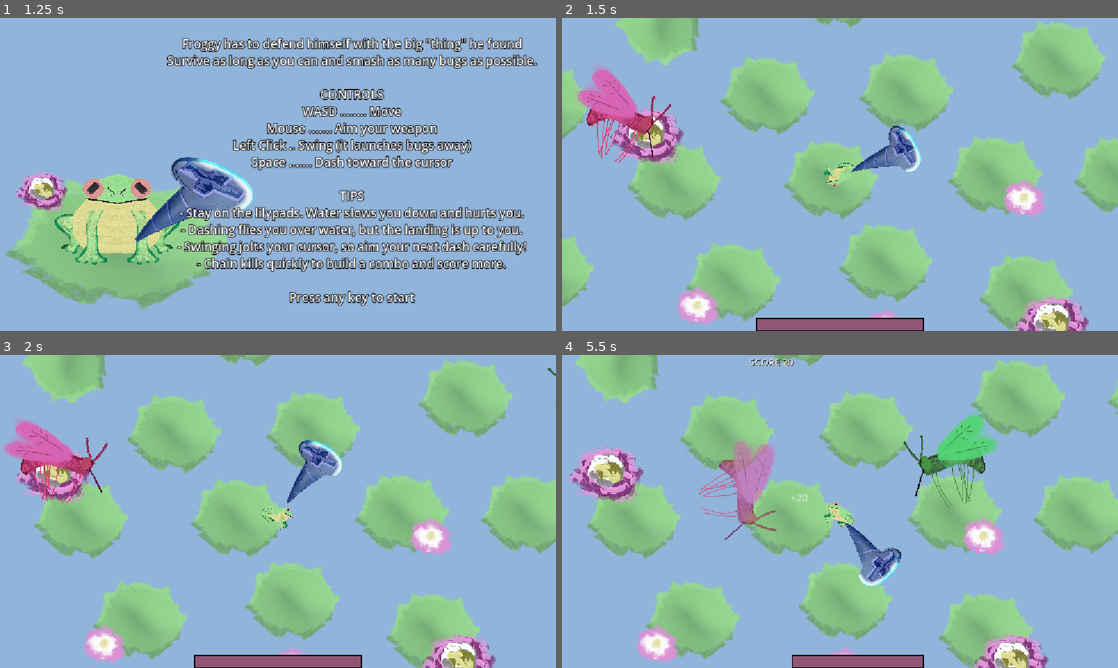
Above: before the commit, frames 1-4 (two rows, left to right).
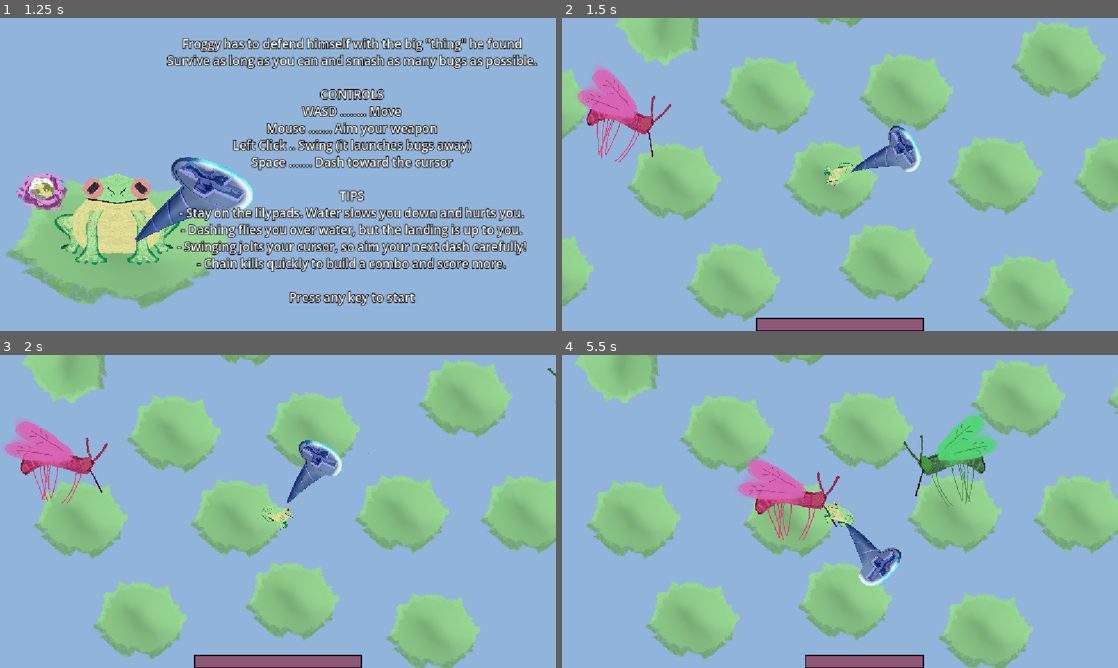
Above: after the commit, the same moments.

Repository: vizidei/Froggy-Game-JameGam-
Game: Godot game, scene res://scenes/main_menu.tscn
The game is run twice, just before and just after one commit, with the same random seed, the same clock (stepped at 60 frames per second) and the same inputs.
Inputs (mouse positions are in pixels of both pictures, inside the frame that each line leads up to):
- Up to frame 1 (1.25 s): click "Play" at 0.5 s
- Up to frame 2 (1.5 s): tap Enter at 1.25 s; move the mouse to (962, 158) at 1.27 s; hold D (move_right) from 1.28 s (still down); click (962, 158) at 1.35 s
- Up to frame 3 (2 s): keep holding D (move_right)
- Up to frame 4 (5.5 s): release D (move_right) at 2 s; drag from (728, 527) to (840, 505) at 2.02 s; move the mouse to (895, 442) at 2.77 s; hold D (move_right) 2.78-3.5 s; click (895, 442) at 2.85 s; drag from (812, 574) to (817, 445) at 3.52 s; move the mouse to (1006, 558) at 4.27 s; hold Left (move_left) 4.28-5 s; click (1006, 558) at 4.35 s; drag from (673, 464) to (840, 517) at 5.02 s

Frame 1 is identical in both runs. In frame 2, 3.9% of the frame differs, in the area x 8-95%, y 28-100%; in frame 3, 3.4%; in frame 4, 7.1%, in the area x 1-91%, y 0-100%.

Commit message:
Added the healing flowers

Diff:
--- /dev/null
+++ b/scenes/flower.tscn
@@ -0,0 +1,21 @@
+[gd_scene format=3 uid="uid://daph36eiff0tr"]
+
+[ext_resource type="Script" uid="uid://yhx6vveyi6rw" path="res://scripts/flower.gd" id="1_yoh7s"]
+[ext_resource type="Texture2D" uid="uid://fk6cg67piloi" path="res://assets/froggy/flower1.png" id="2_agc10"]
+[ext_resource type="Texture2D" uid="uid://4rh1xjaywkhc" path="res://assets/froggy/flower2.png" id="3_agc10"]
+
+[sub_resource type="CircleShape2D" id="CircleShape2D_eb6dy"]
+radius = 34.06563
+
+[node name="Flower" type="Area2D" unique_id=1600936459]
+collision_layer = 0
+collision_mask = 16
+script = ExtResource("1_yoh7s")
+flower_textures = Array[Texture2D]([ExtResource("2_agc10"), ExtResource("3_agc10")])
+
+[node name="Sprite2D" type="Sprite2D" parent="." unique_id=712533244]
+scale = Vector2(0.07190639, 0.07190639)
+texture = ExtResource("2_agc10")
+
+[node name="CollisionShape2D" type="CollisionShape2D" parent="." unique_id=1439854852]
+shape = SubResource("CircleShape2D_eb6dy")
--- a/scenes/lilipad.tscn
+++ b/scenes/lilipad.tscn
@@ -1,6 +1,8 @@
 [gd_scene format=3 uid="uid://c3c8mwdb3e10e"]
 
 [ext_resource type="Texture2D" uid="uid://pa2aka4v3f6e" path="res://assets/froggy/lilypad.png" id="1_hkbhg"]
+[ext_resource type="Script" uid="uid://de1cwmst7a3hp" path="res://scripts/lilipad.gd" id="1_sgdsa"]
+[ext_resource type="PackedScene" uid="uid://daph36eiff0tr" path="res://scenes/flower.tscn" id="2_4l7lq"]
 
 [sub_resource type="CircleShape2D" id="CircleShape2D_uxn4k"]
 radius = 82.66145
@@ -8,6 +10,8 @@
 [node name="Lilipad" type="Area2D" unique_id=844435388]
 collision_layer = 4
 collision_mask = 0
+script = ExtResource("1_sgdsa")
+flower_scene = ExtResource("2_4l7lq")
 
 [node name="Sprite2D" type="Sprite2D" parent="." unique_id=1108418484]
 position = Vector2(0.6091919, 1.5938225)
--- a/scenes/main.tscn
+++ b/scenes/main.tscn
@@ -7,10 +7,8 @@
 [ext_resource type="PackedScene" uid="uid://c3c8mwdb3e10e" path="res://scenes/lilipad.tscn" id="3_sugp2"]
 [ext_resource type="Script" uid="uid://bibxvchkquyc2" path="res://scripts/hud.gd" id="6_o6xl0"]
 [ext_resource type="Script" uid="uid://djnoty14eqc2p" path="res://scripts/game_over.gd" id="7_o6xl0"]
-[ext_resource type="Texture2D" uid="uid://fk6cg67piloi" path="res://assets/froggy/flower1.png" id="8_85g3d"]
 [ext_resource type="AudioStream" uid="uid://cie7r4fc80mid" path="res://assets/freesound_community-mosquito-buzzing-24278.wav" id="8_choun"]
 [ext_resource type="PackedScene" uid="uid://beu1egbaf6m5c" path="res://scenes/charger.tscn" id="8_eb6dy"]
-[ext_resource type="Texture2D" uid="uid://4rh1xjaywkhc" path="res://assets/froggy/flower2.png" id="9_choun"]
 [ext_resource type="PackedScene" uid="uid://b6x03cohsyht0" path="res://scenes/splitter.tscn" id="9_trceg"]
 
 [sub_resource type="StyleBoxEmpty" id="StyleBoxEmpty_elp06"]
@@ -125,146 +123,6 @@
 [node name="Lilipad23" parent="Lilypads" unique_id=403337583 instance=ExtResource("3_sugp2")]
 position = Vector2(347.3252, -518.88196)
 
-[node name="Flower1" type="Sprite2D" parent="Lilypads" unique_id=1523720254]
-position = Vector2(-645.63104, -39.05745)
-scale = Vector2(0.07920249, 0.07920249)
-texture = ExtResource("8_85g3d")
-
-[node name="Flower2" type="Sprite2D" parent="Lilypads" unique_id=998042174]
-position = Vector2(-268.11102, -310.09747)
-scale = Vector2(0.07920249, 0.07920249)
-texture = ExtResource("8_85g3d")
-
-[node name="Flower3" type="Sprite2D" parent="Lilypads" unique_id=1003539509]
-position = Vector2(91.25891, -308.8875)
-scale = Vector2(0.07920249, 0.07920249)
-texture = ExtResource("8_85g3d")
-
-[node name="Flower12" type="Sprite2D" parent="Lilypads" unique_id=972964446]
-position = Vector2(564.8766, -374.50922)
-scale = Vector2(0.07920249, 0.07920249)
-texture = ExtResource("8_85g3d")
-
-[node name="Flower13" type="Sprite2D" parent="Lilypads" unique_id=9636937]
-position = Vector2(173.99951, -599.9055)
-scale = Vector2(0.07920249, 0.07920249)
-texture = ExtResource("8_85g3d")
-
-[node name="Flower14" type="Sprite2D" parent="Lilypads" unique_id=2111519188]
-position = Vector2(-527.86743, -274.65015)
-scale = Vector2(0.07920249, 0.07920249)
-texture = ExtResource("8_85g3d")
-
-[node name="Flower15" type="Sprite2D" parent="Lilypads" unique_id=1698594659]
-position = Vector2(-656.2577, 193.26111)
-scale = Vector2(0.07920249, 0.07920249)
-texture = ExtResource("8_85g3d")
-
-[node name="Flower16" type="Sprite2D" parent="Lilypads" unique_id=1288127747]
-position = Vector2(604.5121, 197.05872)
-scale = Vector2(0.07920249, 0.07920249)
-texture = ExtResource("8_85g3d")
-
-[node name="Flower24" type="Sprite2D" parent="Lilypads" unique_id=1392567385]
-position = Vector2(-177.7727, -581.4286)
-scale = Vector2(0.07920249, 0.07920249)
-texture = ExtResource("8_85g3d")
-
-[node name="Flower25" type="Sprite2D" parent="Lilypads" unique_id=397959776]
-position = Vector2(-132.20276, -634.59357)
-scale = Vector2(0.07920249, 0.07920249)
-texture = ExtResource("8_85g3d")
-
-[node name="Flower26" type="Sprite2D" parent="Lilypads" unique_id=2133284778]
-position = Vector2(-208.15271, -645.9861)
-scale = Vector2(0.07920249, 0.07920249)
-texture = ExtResource("8_85g3d")
-
-[node name="Flower27" type="Sprite2D" parent="Lilypads" unique_id=1267177895]
-position = Vector2(-352.45776, 367.9463)
-scale = Vector2(0.07920249, 0.07920249)
-texture = ExtResource("8_85g3d")
-
-[node name="Flower28" type="Sprite2D" parent="Lilypads" unique_id=93645887]
-position = Vector2(99.44458, 246.42627)
-scale = Vector2(0.07920249, 0.07920249)
-texture = ExtResource("8_85g3d")
-
-[node name="Flower17" type="Sprite2D" parent="Lilypads" unique_id=1241476929]
-position = Vector2(832.36194, -83.9563)
-scale = Vector2(0.07920249, 0.07920249)
-texture = ExtResource("8_85g3d")
-
-[node name="Flower4" type="Sprite2D" parent="Lilypads" unique_id=2085634299]
-position = Vector2(319.2588, 39.932922)
-scale = Vector2(0.07920249, 0.07920249)
-texture = ExtResource("8_85g3d")
-
-[node name="Flower5" type="Sprite2D" parent="Lilypads" unique_id=1152904365]
-position = Vector2(-201.04883, 211.4201)
-scale = Vector2(0.07920249, 0.07920249)
-texture = ExtResource("8_85g3d")
-
-[node name="Flower6" type="Sprite2D" parent="Lilypads" unique_id=1005126498]
-position = Vector2(361.55096, 242.0491)
-scale = Vector2(0.15432215, 0.15432215)
-texture = ExtResource("9_choun")
-
-[node name="Flower7" type="Sprite2D" parent="Lilypads" unique_id=436694632]
-position = Vector2(552.70984, -425.5804)
-scale = Vector2(0.15432215, 0.15432215)
-texture = ExtResource("9_choun")
-
-[node name="Flower8" type="Sprite2D" parent="Lilypads" unique_id=395517659]
-position = Vector2(809.4905, -348.54623)
-scale = Vector2(0.15432215, 0.15432215)
-texture = ExtResource("9_choun")
-
-[node name="Flower9" type="Sprite2D" parent="Lilypads" unique_id=1981627812]
-position = Vector2(626.8911, -128.85617)
-scale = Vector2(0.15432215, 0.15432215)
-texture = ExtResource("9_choun")
-
-[node name="Flower18" type="Sprite2D" parent="Lilypads" unique_id=103441299]
-position = Vector2(-387.04114, -440.25113)
-scale = Vector2(0.15432215, 0.15432215)
-texture = ExtResource("9_choun")
-
-[node name="Flower19" type="Sprite2D" parent="Lilypads" unique_id=186622599]
-position = Vector2(-421.21863, 349.6287)
-scale = Vector2(0.15432215, 0.15432215)
-texture = ExtResource("9_choun")
-
-[node name="Flower20" type="Sprite2D" parent="Lilypads" unique_id=11820236]
-position = Vector2(-880.71606, -60.501312)
-scale = Vector2(0.15432215, 0.15432215)
-texture = ExtResource("9_choun")
-
-[node name="Flower21" type="Sprite2D" parent="Lilypads" unique_id=1140125453]
-position = Vector2(-284.50867, -56.703827)
-scale = Vector2(0.15432215, 0.15432215)
-texture = ExtResource("9_choun")
-
-[node name="Flower22" type="Sprite2D" parent="Lilypads" unique_id=884021902]
-position = Vector2(72.4563, 444.56607)
-scale = Vector2(0.15432215, 0.15432215)
-texture = ExtResource("9_choun")
-
-[node name="Flower23" type="Sprite2D" parent="Lilypads" unique_id=2093278896]
-position = Vector2(562.33374, 463.5535)
-scale = Vector2(0.15432215, 0.15432215)
-texture = ExtResource("9_choun")
-
-[node name="Flower10" type="Sprite2D" parent="Lilypads" unique_id=1697390930]
-position = Vector2(61.973877, -496.9083)
-scale = Vector2(0.15432215, 0.15432215)
-texture = ExtResource("9_choun")
-
-[node name="Flower11" type="Sprite2D" parent="Lilypads" unique_id=1488503187]
-position = Vector2(-691.2492, -285.77756)
-scale = Vector2(0.15432215, 0.15432215)
-texture = ExtResource("9_choun")
-
 [node name="Spawner" type="Node2D" parent="." unique_id=938055907]
 script = ExtResource("3_jyhfs")
 bug_scene = ExtResource("2_0wfyh")
--- a/scenes/weapon.tscn
+++ b/scenes/weapon.tscn
@@ -5,8 +5,9 @@
 [ext_resource type="AudioStream" uid="uid://d0tce4fkud8ho" path="res://assets/metal-whoosh-hit-7-201910.wav" id="3_bmw2d"]
 [ext_resource type="AudioStream" uid="uid://t34u4dvnj42" path="res://assets/swing-whoosh-110410.wav" id="4_8fp1k"]
 
-[sub_resource type="CircleShape2D" id="CircleShape2D_eb8fg"]
-radius = 62.125866
+[sub_resource type="CapsuleShape2D" id="CapsuleShape2D_yoh7s"]
+radius = 33.70558
+height = 171.50835
 
 [node name="Weapon" type="Node2D" unique_id=1297015559]
 script = ExtResource("1_uxn4k")
@@ -23,8 +24,9 @@
 collision_mask = 32
 
 [node name="CollisionShape2D" type="CollisionShape2D" parent="HitBox" unique_id=162181901]
-position = Vector2(39.802322, -101.78868)
-shape = SubResource("CircleShape2D_eb8fg")
+position = Vector2(56.342087, -71.677765)
+rotation = 0.8180409
+shape = SubResource("CapsuleShape2D_yoh7s")
 
 [node name="AudioStreamPlayer2D" type="AudioStreamPlayer2D" parent="." unique_id=321913640]
 stream = ExtResource("3_bmw2d")
--- /dev/null
+++ b/scripts/flower.gd
@@ -0,0 +1,29 @@
+extends Area2D
+
+@export var flower_textures : Array[Texture2D]
+
+@onready var sprite: Sprite2D = $Sprite2D
+
+const HEAL_AMOUNT : float = 25.0
+
+var collected : bool = false
+
+func _ready() -> void:
+	if not flower_textures.is_empty():
+		sprite.texture = flower_textures.pick_random()
+	body_entered.connect(_on_body_entered)
+	# pop-in animation
+	scale = Vector2.ZERO
+	create_tween().tween_property(self, "scale", Vector2.ONE, 0.3)\
+		.set_trans(Tween.TRANS_BACK).set_ease(Tween.EASE_OUT)
+
+func _on_body_entered(body: Node2D) -> void:
+	if collected or not body.has_method("heal"):
+		return
+	if body.heal(HEAL_AMOUNT):   # heal() returns false if the frog is already at full health
+		collected = true
+		set_deferred("monitoring", false)
+		var tw := create_tween().set_parallel(true)
+		tw.tween_property(self, "scale", Vector2(1.5, 1.5), 0.2)
+		tw.tween_property(self, "modulate:a", 0.0, 0.2)
+		tw.chain().tween_callback(queue_free)
--- a/scripts/froggy.gd
+++ b/scripts/froggy.gd
@@ -29,6 +29,7 @@
 
 @onready var weapon: Node2D = $Weapon
 
+const MAX_HEALTH : float = 100.0
 var player_health : float = 100.0
 var is_dead : bool = false
 
@@ -133,7 +134,11 @@
 func add_shake(amount: float) -> void:
 	shake_strength = max(shake_strength, amount)
 
-
+func heal(amount: float) -> bool:
+	if is_dead or player_health >= MAX_HEALTH:
+		return false
+	player_health = min(player_health + amount, MAX_HEALTH)
+	return true
 
 func check_damage(delta : float) -> void:
 	const DAMAGE_RATE = 30.0
--- /dev/null
+++ b/scripts/lilipad.gd
@@ -0,0 +1,30 @@
+extends Area2D
+
+@export var flower_scene : PackedScene
+
+const SPAWN_MIN : float = 8.0     # seconds between spawn attempts
+const SPAWN_MAX : float = 30.0
+const SPAWN_AREA : float = 0.2    # share of the pad's radius the flower can appear in
+
+@onready var shape: CollisionShape2D = $CollisionShape2D
+
+var flower : Node2D
+
+func _ready() -> void:
+	spawn_loop()
+
+func spawn_loop() -> void:
+	while true:
+		await get_tree().create_timer(randf_range(SPAWN_MIN, SPAWN_MAX)).timeout
+		if not is_instance_valid(flower):
+			spawn_flower()
+
+func spawn_flower() -> void:
+	if flower_scene == null:
+		return
+	var radius : float = 20.0
+	if shape.shape is CircleShape2D:
+		radius = shape.shape.radius
+	flower = flower_scene.instantiate()
+	flower.position = Vector2.from_angle(randf() * TAU) * radius * SPAWN_AREA * sqrt(randf())
+	add_child(flower)
Not shown, added: scripts/flower.gd.uid
Not shown, added: scripts/lilipad.gd.uid
